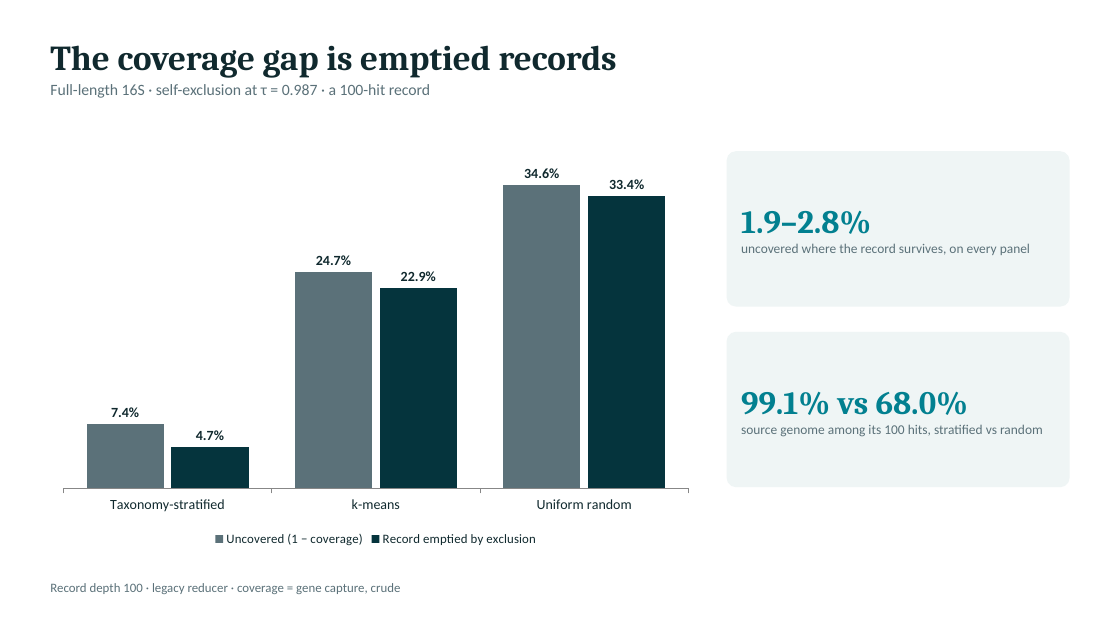
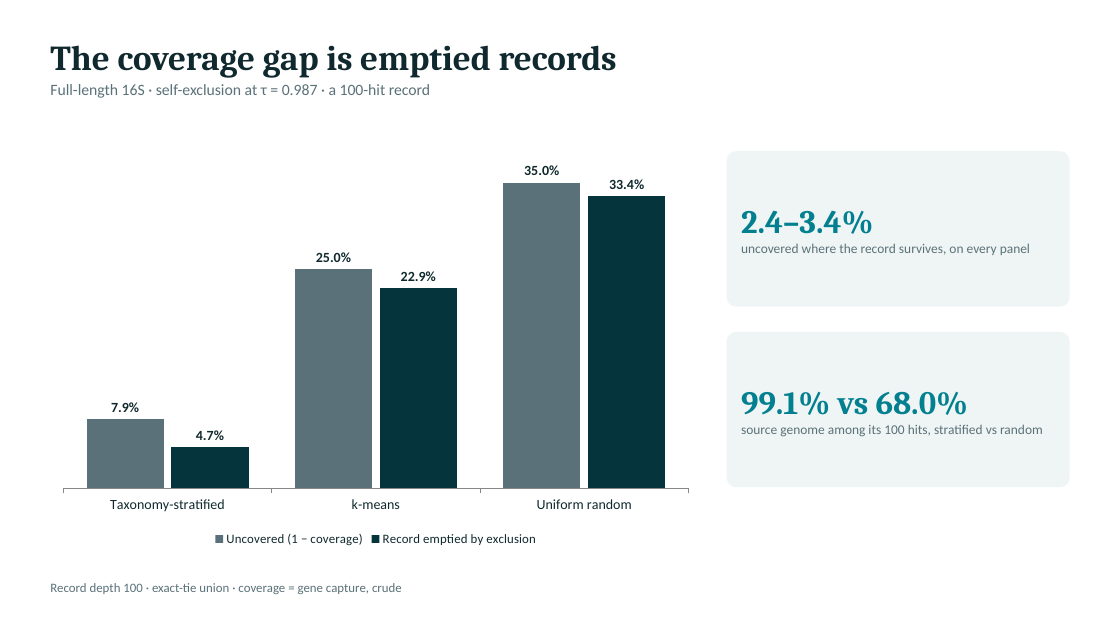
Before and after one commit to freiburgermsu/prFBA, a slide deck: slide 34 of presentations/prFBA_updates_2026-10.pptx. Drawn at 1120x630 pixels with LibreOffice and Linux fonts; fonts in the diff are those of the drawing. Boxes give left, top, right and bottom in pixels: in the first picture for what was removed or moved away, otherwise in the second. Text is boxed around its words. In the diff, an @@ line names an element or a change of style, - is before the commit and + after.

```diff
--- a/presentations/prFBA_updates_2026-10.pptx
+++ b/presentations/prFBA_updates_2026-10.pptx
@@ column chart at [50,130,702,550] @@
@@ Uncovered (1 − coverage), Taxonomy-stratified: 7.4 to 7.9 @@
@@ Uncovered (1 − coverage), k-means: 24.7 to 25 @@
@@ Uncovered (1 − coverage), Uniform random: 34.6 to 35 @@
@@ text in rounded rectangle at [741,210,873,234]: text changed @@
-1.9–2.8%
+2.4–3.4%
@@ text at [50,583,402,594]: text changed @@
-Record depth 100 · legacy reducer · coverage = gene capture, crude
+Record depth 100 · exact-tie union · coverage = gene capture, crude
```
Also in this commit, not shown: 18 other slides changed, 29 other files.
